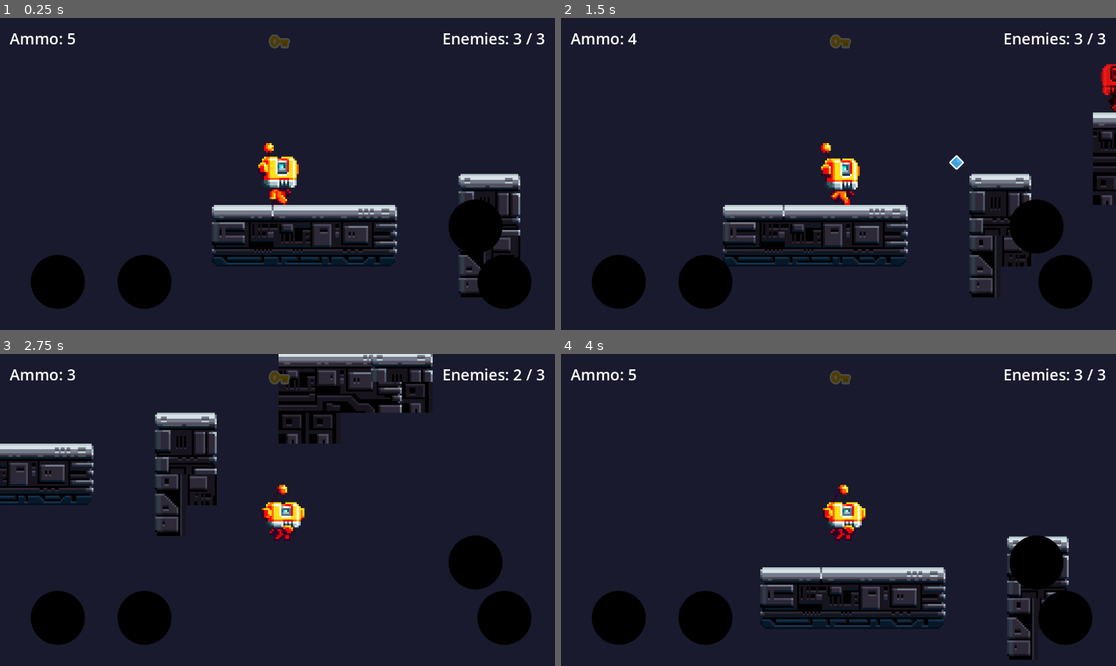
Above: before the commit, frames 1-4 (two rows, left to right).
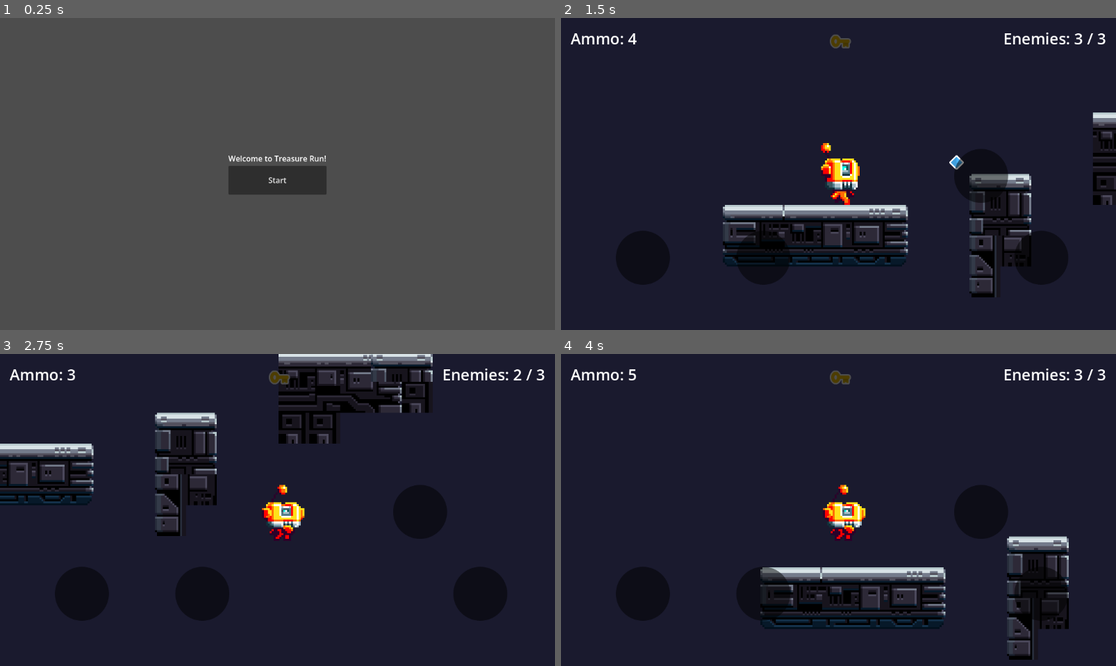
Above: after the commit, the same moments.

Repository: nick-sohl/treasure-run
Game: Godot game, scene res://scenes/ui/MainMenu.tscn
Two runs of this game, one before a commit and one after it. Both use one fixed random seed, a clock stepped at 60 frames per second and the inputs below. Before the commit the project starts from res://scenes/level/Level.tscn.
Inputs (mouse positions are in pixels of both pictures, inside the frame that each line leads up to):
- Up to frame 1 (0.25 s): no input
- Up to frame 2 (1.5 s): click (838, 180) at 0.5 s, where only the run after the commit has a clickable "Start"; tap Enter at 1.25 s; hold D (move_right) from 1.28 s (still down); tap F (shoot) at 1.35 s
- Up to frame 3 (2.75 s): keep holding D (move_right); tap W (jump) at 1.52, 2.27 s; tap F (shoot) at 2.1 s
- Up to frame 4 (4 s): release D (move_right) at 2.78 s; hold A (move_left) 2.78-3.53 s; tap F (shoot) at 2.85, 3.6 s; hold D (move_right) from 3.53 s (still down); tap W (jump) at 3.77 s

The runs differ from the first frame. In frame 1, 98% of the frame differs, in the area x 0-100%, y 0-100%; in frame 2, 5.1%; in frame 3, 4.2%; in frame 4, 4.8%.

Commit message:
create final version

Diff:
--- a/app/project.godot
+++ b/app/project.godot
@@ -11,7 +11,7 @@
 [application]
 
 config/name="treasure_run"
-run/main_scene="uid://c35lslh8gew2w"
+run/main_scene="uid://cbiaewjhwh0dq"
 config/features=PackedStringArray("4.6", "Mobile")
 config/icon="res://icon.svg"
 config/main_scene="res://scenes/level/Level.tscn"
@@ -55,5 +55,6 @@
 
 textures/canvas_textures/default_texture_filter=0
 rendering_device/driver.windows="d3d12"
-renderer/rendering_method="mobile"
+renderer/rendering_method="gl_compatibility"
+renderer/rendering_method.mobile="gl_compatibility"
 textures/vram_compression/import_etc2_astc=true
--- a/app/scenes/items/bullet.gd
+++ b/app/scenes/items/bullet.gd
@@ -6,6 +6,7 @@
 
 func _ready() -> void:
 	body_entered.connect(_on_body_entered)
+	$Timer.timeout.connect(_on_timer_timeout)
 
 func _process(delta: float) -> void:
 	position.x += direction * SPEED * delta
@@ -16,3 +17,6 @@
 	if body.has_method("die"):
 		body.die()
 	queue_free()
+
+func _on_timer_timeout() -> void:
+	queue_free()
--- a/app/scenes/level/Level.tscn
+++ b/app/scenes/level/Level.tscn
@@ -530,19 +530,6 @@
 
 [node name="TouchControls" parent="." unique_id=838704053 instance=ExtResource("9")]
 
-[node name="WinScreen" type="CanvasLayer" parent="." unique_id=1225589679]
-visible = false
-
-[node name="Label" type="Label" parent="WinScreen" unique_id=138815910]
-offset_left = 200.0
-offset_top = 250.0
-offset_right = 950.0
-offset_bottom = 400.0
-theme_override_font_sizes/font_size = 72
-text = "GLÜCKWUNSCH!
-ALLE LEVELS GESCHAFFT!"
-horizontal_alignment = 1
-
 [node name="ParallaxBackground" type="ParallaxBackground" parent="." unique_id=2117204969]
 
 [node name="ColorRect" type="ColorRect" parent="ParallaxBackground" unique_id=1164380619]
--- a/app/scenes/level/Level2.tscn
+++ b/app/scenes/level/Level2.tscn
@@ -536,19 +536,6 @@
 
 [node name="TouchControls" parent="." unique_id=838704053 instance=ExtResource("10_tes0j")]
 
-[node name="WinScreen" type="CanvasLayer" parent="." unique_id=1225589679]
-visible = false
-
-[node name="Label" type="Label" parent="WinScreen" unique_id=138815910]
-offset_left = 200.0
-offset_top = 250.0
-offset_right = 950.0
-offset_bottom = 400.0
-theme_override_font_sizes/font_size = 72
-text = "GLÜCKWUNSCH!
-ALLE LEVELS GESCHAFFT!"
-horizontal_alignment = 1
-
 [node name="ParallaxBackground" type="ParallaxBackground" parent="." unique_id=196370359]
 
 [node name="ColorRect" type="ColorRect" parent="ParallaxBackground" unique_id=1144195516]
--- a/app/scenes/level/Level3.tscn
+++ b/app/scenes/level/Level3.tscn
@@ -541,19 +541,6 @@
 
 [node name="TouchControls" parent="." unique_id=838704053 instance=ExtResource("10_ijd2e")]
 
-[node name="WinScreen" type="CanvasLayer" parent="." unique_id=1225589679]
-visible = false
-
-[node name="Label" type="Label" parent="WinScreen" unique_id=138815910]
-offset_left = 200.0
-offset_top = 250.0
-offset_right = 950.0
-offset_bottom = 400.0
-theme_override_font_sizes/font_size = 72
-text = "GLÜCKWUNSCH!
-ALLE LEVELS GESCHAFFT!"
-horizontal_alignment = 1
-
 [node name="ParallaxBackground" type="ParallaxBackground" parent="." unique_id=22939656]
 
 [node name="ColorRect" type="ColorRect" parent="ParallaxBackground" unique_id=731846810]
--- a/app/scenes/level/level.gd
+++ b/app/scenes/level/level.gd
@@ -6,7 +6,6 @@
 var enemies_total := 0
 
 @onready var exit_door = $ExitDoor
-@onready var win_screen = $WinScreen
 @onready var player = $Player
 @onready var hud = $HUD
 
@@ -42,6 +41,4 @@
 	if next_level_path != null and next_level_path != "":
 		get_tree().call_deferred("change_scene_to_file", next_level_path)
 	else:
-		win_screen.visible = true
-		await get_tree().create_timer(10.0).timeout
-		get_tree().change_scene_to_file("res://scenes/level/Level.tscn")
+		get_tree().call_deferred("change_scene_to_file", "res://scenes/ui/EndScreen.tscn")
--- /dev/null
+++ b/app/scenes/ui/EndScreen.tscn
@@ -0,0 +1,33 @@
+[gd_scene format=3 uid="uid://un4urm5b4i2n"]
+
+[ext_resource type="Script" uid="uid://divcl7j8it46h" path="res://scenes/ui/end_screen.gd" id="1_1ad5n"]
+
+[node name="EndScreen" type="Control" unique_id=1201958334]
+layout_mode = 3
+anchors_preset = 15
+anchor_right = 1.0
+anchor_bottom = 1.0
+grow_horizontal = 2
+grow_vertical = 2
+script = ExtResource("1_1ad5n")
+
+[node name="CenterContainer" type="CenterContainer" parent="." unique_id=936697500]
+layout_mode = 1
+anchors_preset = 15
+anchor_right = 1.0
+anchor_bottom = 1.0
+grow_horizontal = 2
+grow_vertical = 2
+
+[node name="VBoxContainer" type="VBoxContainer" parent="CenterContainer" unique_id=919555190]
+layout_mode = 2
+
+[node name="TitleLabel" type="Label" parent="CenterContainer/VBoxContainer" unique_id=1199682098]
+layout_mode = 2
+text = "Congratulations!"
+horizontal_alignment = 1
+
+[node name="MainMenuButton" type="Button" parent="CenterContainer/VBoxContainer" unique_id=463154173]
+custom_minimum_size = Vector2(220, 60)
+layout_mode = 2
+text = "Back to start"
--- /dev/null
+++ b/app/scenes/ui/MainMenu.tscn
@@ -0,0 +1,33 @@
+[gd_scene format=3 uid="uid://cbiaewjhwh0dq"]
+
+[ext_resource type="Script" uid="uid://bw5y88nfns6o3" path="res://scenes/ui/main_menu.gd" id="1_iwbf0"]
+
+[node name="MainMenu" type="Control" unique_id=1875796054]
+layout_mode = 3
+anchors_preset = 15
+anchor_right = 1.0
+anchor_bottom = 1.0
+grow_horizontal = 2
+grow_vertical = 2
+script = ExtResource("1_iwbf0")
+
+[node name="CenterContainer" type="CenterContainer" parent="." unique_id=1786334209]
+layout_mode = 1
+anchors_preset = 15
+anchor_right = 1.0
+anchor_bottom = 1.0
+grow_horizontal = 2
+grow_vertical = 2
+
+[node name="VBoxContainer" type="VBoxContainer" parent="CenterContainer" unique_id=1996026279]
+layout_mode = 2
+
+[node name="TitleLabel" type="Label" parent="CenterContainer/VBoxContainer" unique_id=1172356542]
+layout_mode = 2
+text = "Welcome to Treasure Run!"
+horizontal_alignment = 1
+
+[node name="StartButton" type="Button" parent="CenterContainer/VBoxContainer" unique_id=2142070904]
+custom_minimum_size = Vector2(200, 60)
+layout_mode = 2
+text = "Start"
--- a/app/scenes/ui/TouchControls.tscn
+++ b/app/scenes/ui/TouchControls.tscn
@@ -28,11 +28,11 @@
 grow_vertical = 0
 
 [node name="PosLeft" type="RemoteTransform2D" parent="Control/CornerLeft" unique_id=1180683617]
-position = Vector2(60, -120)
+position = Vector2(110, -170)
 remote_path = NodePath("../../../BtnLeft")
 
 [node name="PosRight" type="RemoteTransform2D" parent="Control/CornerLeft" unique_id=504120943]
-position = Vector2(240, -120)
+position = Vector2(360, -170)
 remote_path = NodePath("../../../BtnRight")
 
 [node name="CornerRight" type="Control" parent="Control" unique_id=1148400744]
@@ -48,35 +48,43 @@
 grow_vertical = 0
 
 [node name="PosJump" type="RemoteTransform2D" parent="Control/CornerRight" unique_id=792814169]
-position = Vector2(-185, -235)
+position = Vector2(-300, -340)
 remote_path = NodePath("../../../BtnJump")
 
 [node name="PosShoot" type="RemoteTransform2D" parent="Control/CornerRight" unique_id=1262362146]
-position = Vector2(-125, -120)
+position = Vector2(-175, -170)
 remote_path = NodePath("../../../BtnShoot")
 
 [node name="BtnLeft" type="TouchScreenButton" parent="." unique_id=1787447887]
-position = Vector2(60, 488)
+modulate = Color(0.49995556, 0.49995556, 0.49995556, 0.5)
+position = Vector2(110, 438)
+scale = Vector2(1.5, 1.5)
 texture_normal = ExtResource("1")
 shape = SubResource("5")
 passby_press = true
 action = "move_left"
 
 [node name="BtnRight" type="TouchScreenButton" parent="." unique_id=1430834429]
-position = Vector2(240, 488)
+modulate = Color(0.4977886, 0.4977886, 0.4977886, 0.5)
+position = Vector2(360, 438)
+scale = Vector2(1.5, 1.5)
 texture_normal = ExtResource("2")
 shape = SubResource("5")
 passby_press = true
 action = "move_right"
 
 [node name="BtnJump" type="TouchScreenButton" parent="." unique_id=310797247]
-position = Vector2(927, 373)
+modulate = Color(0.4977886, 0.4977886, 0.4977886, 0.5)
+position = Vector2(812, 268)
+scale = Vector2(1.5, 1.5)
 texture_normal = ExtResource("3")
 shape = SubResource("5")
 action = "jump"
 
 [node name="BtnShoot" type="TouchScreenButton" parent="." unique_id=1732895120]
-position = Vector2(987, 488)
+modulate = Color(0.4977886, 0.4977886, 0.4977886, 0.5)
+position = Vector2(937, 438)
+scale = Vector2(1.5, 1.5)
 texture_normal = ExtResource("4")
 shape = SubResource("5")
 action = "shoot"
--- /dev/null
+++ b/app/scenes/ui/end_screen.gd
@@ -0,0 +1,7 @@
+extends Control
+
+func _ready() -> void:
+	$CenterContainer/VBoxContainer/MainMenuButton.pressed.connect(_on_main_menu_button_pressed)
+
+func _on_main_menu_button_pressed() -> void:
+	get_tree().change_scene_to_file("res://scenes/ui/MainMenu.tscn")
--- /dev/null
+++ b/app/scenes/ui/main_menu.gd
@@ -0,0 +1,7 @@
+extends Control
+
+func _ready() -> void:
+	$CenterContainer/VBoxContainer/StartButton.pressed.connect(_on_start_button_pressed)
+
+func _on_start_button_pressed() -> void:
+	get_tree().change_scene_to_file("res://scenes/level/Level.tscn")
Not shown, changed: app/export_presets.cfg
Not shown: 1 places in app/scenes/level/Level.tscn that only renumber resources
Not shown: 1 places in app/scenes/level/Level2.tscn that only renumber resources
Not shown: 1 places in app/scenes/level/Level3.tscn that only renumber resources
Not shown, added: app/scenes/ui/end_screen.gd.uid
Not shown, added: app/scenes/ui/main_menu.gd.uid
